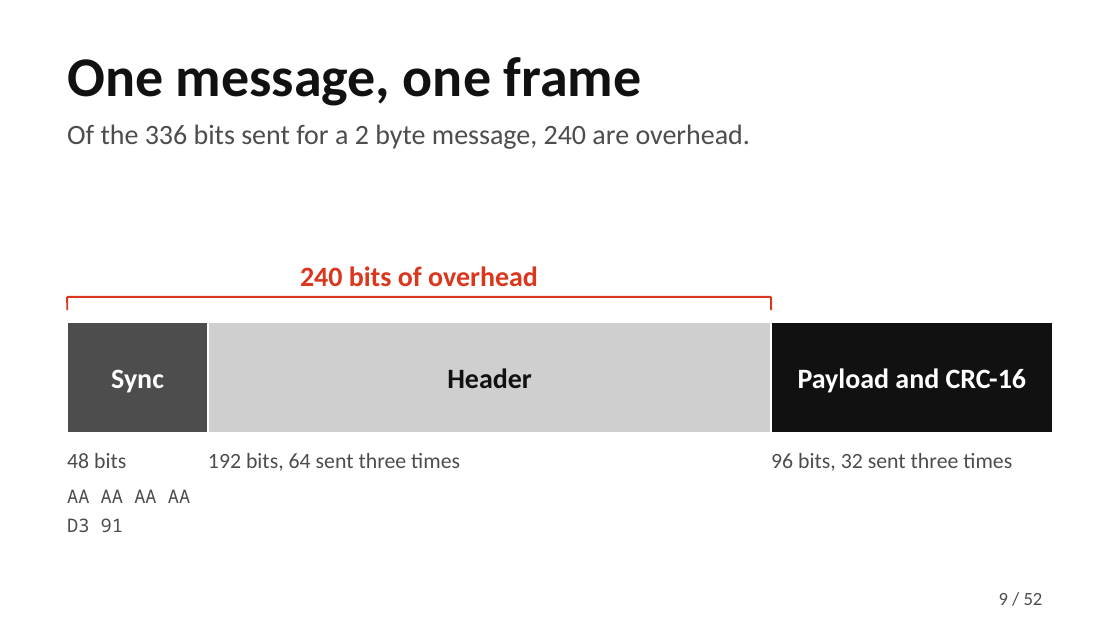
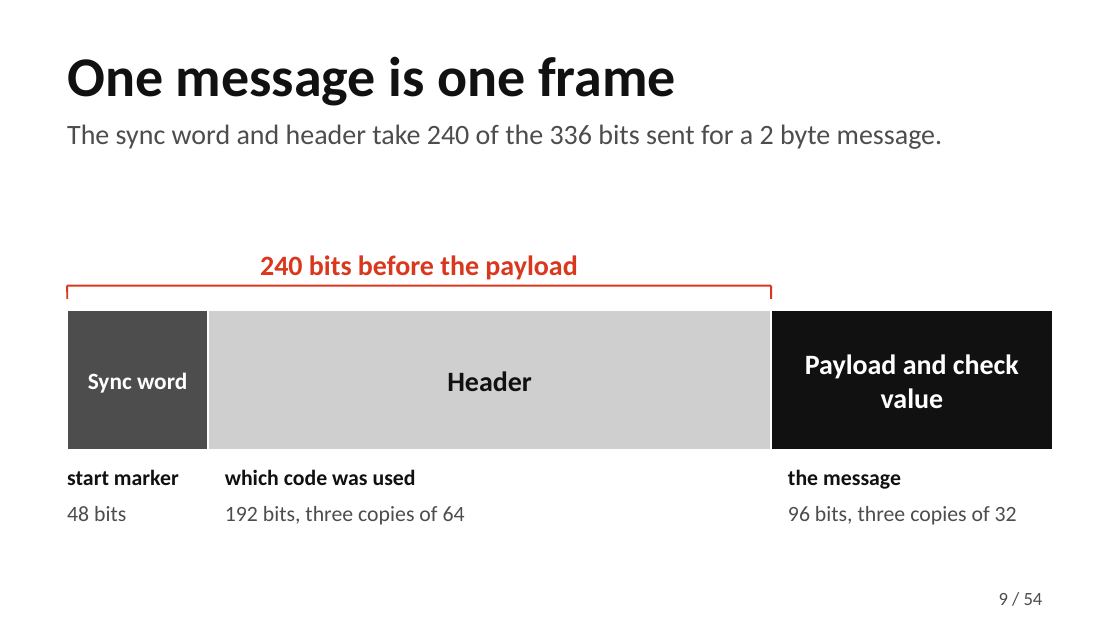
Before and after one commit to MuhammadMaazA/SamplingCW, a slide deck: slide 9 of presentation/gridlink-presentation.pptx. Drawn at 1120x630 pixels with LibreOffice and Linux fonts; fonts in the diff are those of the drawing. Boxes give left, top, right and bottom in pixels: in the first picture for what was removed or moved away, otherwise in the second. Text is boxed around its words. In the diff, an @@ line names an element or a change of style, - is before the commit and + after.

```diff
--- a/presentation/gridlink-presentation.pptx
+++ b/presentation/gridlink-presentation.pptx
@@ title at [67, 56, 676, 106]: text changed @@
-One message, one frame
+One message is one frame
@@ text at [67, 124, 943, 149]: text changed @@
-Of the 336 bits sent for a 2 byte message, 240 are overhead.
+The sync word and header take 240 of the 336 bits sent for a 2 byte message.
@@ text at [260, 255, 577, 280]: text changed @@
-240 bits of overhead
+240 bits before the payload
@@ line moved from (772, 297) - (772, 310) to (67, 286) - (67, 299) @@
@@ line moved from (67, 297) - (772, 297) to (67, 286) - (772, 286) @@
@@ line moved from (67, 297) - (67, 310) to (772, 286) - (772, 299) @@
@@ rectangle "Sync word": place and size @@
-rectangle "Sync word" at [67, 321, 208, 433]
+rectangle "Sync word" at [67, 310, 208, 450]
@@ rectangle "Header": place and size @@
-rectangle "Header" at [208, 321, 772, 433]
+rectangle "Header" at [208, 310, 772, 450]
@@ rectangle "Payload and check value": place and size @@
-rectangle "Payload and check value" at [772, 321, 1053, 433]
+rectangle "Payload and check value" at [772, 310, 1053, 450]
@@ text in rectangle at [805, 354, 1019, 409]: text changed @@
-Payload and CRC-16
+Payload and check value
@@ text in rectangle at [88, 372, 187, 393]: text changed; size 18 to 15 pt @@
-Sync
+Sync word
@@ text added at [67, 469, 179, 485], 14 pt, text #111111, bold @@
+start marker
@@ text removed at [208, 453, 460, 471] @@
-192 bits, 64 sent three times
@@ text added at [225, 469, 416, 485], 14 pt, text #111111, bold @@
+which code was used
@@ text added at [788, 469, 901, 489], 14 pt, text #111111, bold @@
+the message
@@ text "48 bits": place and size @@
-text "48 bits" at [67, 453, 126, 468]
+text "48 bits" at [67, 506, 126, 521]
@@ text removed at [67, 489, 190, 503] @@
-AA AA AA AA
@@ text at [225, 506, 465, 525]: text changed @@
-96 bits, 32 sent three times
+192 bits, three copies of 64
@@ text added at [788, 506, 1017, 525], 14 pt, text #4D4D4D @@
+96 bits, three copies of 32
@@ text removed at [67, 518, 123, 532] @@
-D3 91
@@ text at [1024, 593, 1043, 605]: text changed @@
-/ 52
+/ 54
```
Also in this commit, not shown: 40 other slides changed, 13 slides added, 11 slides removed, 42 other files.
